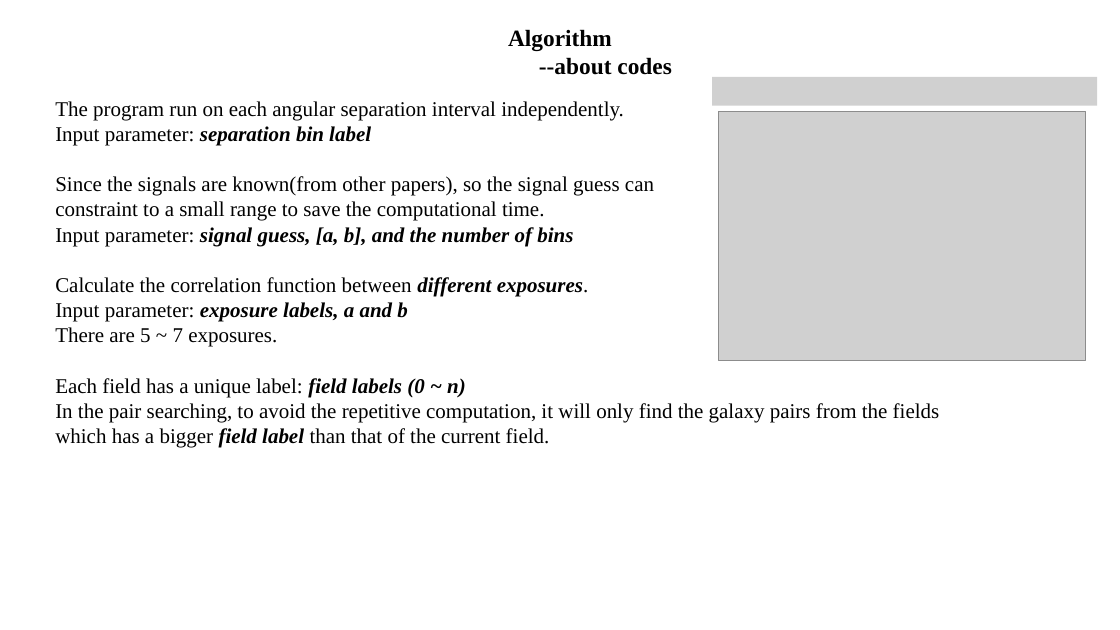
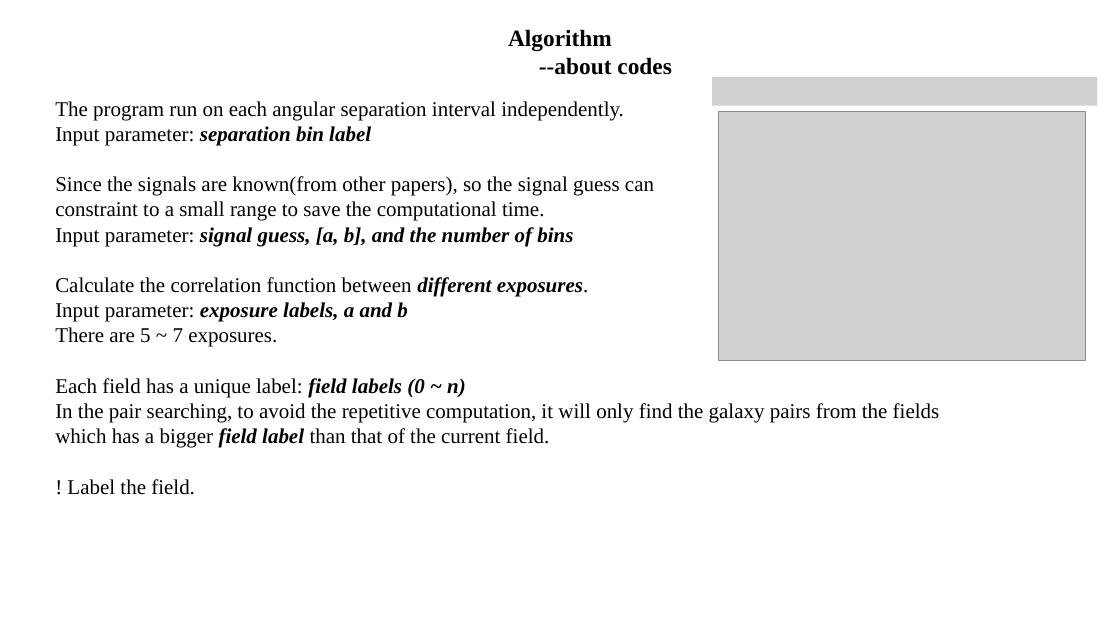
Before and after one commit to hekunlie/astrophy-research, a slide deck: slide 1 of correlation/Notes/2D_Correlation.pptx. Drawn at 1120x630 pixels with LibreOffice and Linux fonts; fonts in the diff are those of the drawing; grey boxes stand for pictures. Boxes give left, top, right and bottom in pixels: in the first picture for what was removed or moved away, otherwise in the second. Text is boxed around its words. In the diff, an @@ line names an element or a change of style, - is before the commit and + after.

```diff
--- a/correlation/Notes/2D_Correlation.pptx
+++ b/correlation/Notes/2D_Correlation.pptx
@@ text at (67, 479, 195, 495): paragraph added @@
+! Label the field.
```
